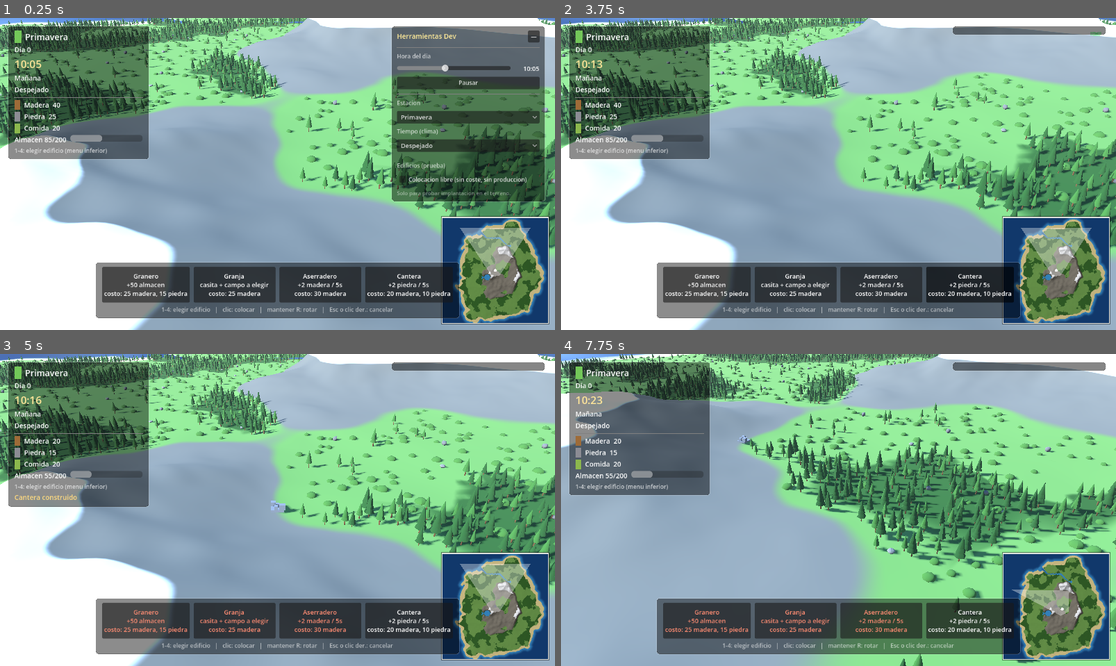
Above: before the commit, frames 1-4 (two rows, left to right).
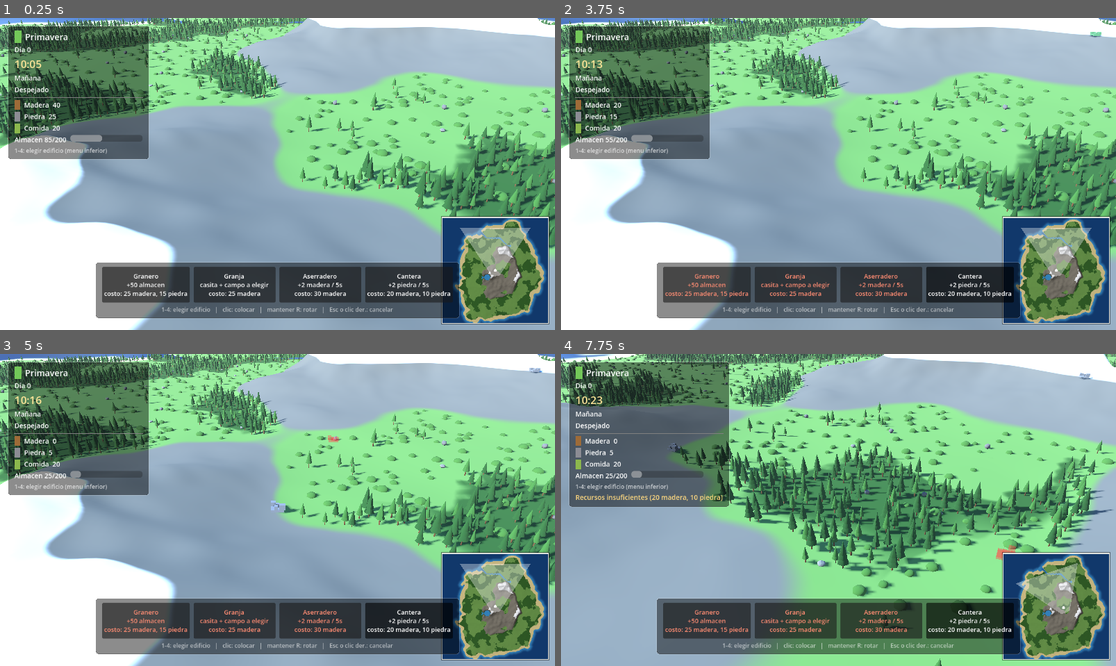
Above: after the commit, the same moments.

Repository: Juanlucg/AgeOfTowns3D
Game: Godot game, scene res://scenes/Main.tscn
The game is run twice, just before and just after one commit, with the same random seed, the same clock (stepped at 60 frames per second) and the same inputs.
Inputs (mouse positions are in pixels of both pictures, inside the frame that each line leads up to):
- Up to frame 1 (0.25 s): no input
- Up to frame 2 (3.75 s): click "Granero +50 almacen costo: 25…" at 0.5 s; click "Granja casita + campo a elegi…" at 1.25 s; click "Aserradero +2 madera / 5s cos…" at 2 s; click "Cantera +2 piedra / 5s costo:…" at 2.75 s; click (1093, 36) at 3.5 s, where only the run before the commit has a clickable "—"
- Up to frame 3 (5 s): drag from (277, 510) to (333, 441) at 4.27 s
- Up to frame 4 (7.75 s): drag from (727, 525) to (810, 572) at 5.02 s; move the mouse to (894, 441) at 5.77 s; hold D (move_right) 5.78-6.5 s; hold R (rotate_building) 5.78-6.5 s; click (894, 441) at 5.92 s; tap Q (rotate_camera_left) at 6.05, 7.55 s; drag from (810, 572) to (672, 463) at 6.52 s; move the mouse to (1005, 556) at 7.27 s; hold A (move_left) from 7.28 s (still down); hold E (rotate_camera_right) from 7.28 s (still down); click (1005, 556) at 7.42 s

The runs differ from the first frame. In frame 1, 15% of the frame differs, in the area x 70-99%, y 2-60%; in frame 2, 1.4%; in frame 3, 1.8%; in frame 4, 39%, in the area x 0-100%, y 0-100%.
Error after the commit: Parse Error: Identifier "type" not declared in the current scope. (res://scripts/BuildingRecord.gd:12)

Commit message:
Rendimiento y calidad: smoothing camara, frustum cache, spatial hash, Timer por edificio, BuildingRecord, docs
Rendimiento:
- CameraController3D: input del usuario va a targets; posicion/yaw/pitch/zoom
  se interpolan con lerp cada frame (suaviza zoom/orbita/movimiento).
  Emite viewport_changed solo cuando cambia de verdad.
- Minimap: cachea el frustum (4 ray-march); recalcula solo cuando la camara
  emite viewport_changed. Antes: 240 ray-march/segundo; ahora: solo al moverse.
- Vegetation/Rocks.clear_near: pre-filtro AABB contra la caja del radio.
  Antes O(N) siempre; ahora O(1) para zonas sin vegetacion cercana.
- Buildings._tick_production: eliminado el loop global. Cada edificio con
  produccion lleva su propio Timer como hijo del node (queue_free limpia
  ambos al demolir).

Calidad de codigo:
- BuildingRecord.gd: Resource tipado que reemplaza los Dictionary anonimos
  en Buildings._placed (autocompletado, tipos, serializable).
- Doc comments ## en los 10 scripts con class_name (aparecen como tooltip
  en el editor).
- DevTools: conectado a DayNightCycle.time_changed, sin _process polling.
- Type hints: sweep completo, sin Variant sin tipo explicito en lugares
  sensibles.

Diff:
--- a/project.godot
+++ b/project.godot
@@ -90,7 +90,6 @@
 "events": [Object(InputEventKey,"resource_local_to_scene":false,"resource_name":"","device":-1,"window_id":0,"alt_press …(190 unchanged characters)…
 ]
 }
-
 window/size/mode=2
 
 [rendering]
--- a/scripts/BuildingDef.gd
+++ b/scripts/BuildingDef.gd
@@ -1,9 +1,10 @@
 extends Resource
 class_name BuildingDef
-# Definicion inmutable de un tipo de edificio. Antes era un Dictionary dentro
-# de Buildings.gd (sin tipos, sin validacion). Ahora es un Resource: tipos
-# fuertes, autocompletado, editable como .tres en el inspector, y permite
-# anadir tipos nuevos sin tocar codigo.
+## Definicion inmutable de un tipo de edificio: coste, produccion, huella,
+## biomas validos y pista visual.
+##
+## Reemplaza el antiguo Dictionary en [Buildings]. Como Resource, se puede
+## guardar como [code].tres[/code] y editar desde el inspector.
 
 enum Biome { LLANURA = 0, BOSQUE = 1, MONTANA = 2 }
 
--- a/scripts/BuildingMeshes.gd
+++ b/scripts/BuildingMeshes.gd
@@ -1,11 +1,8 @@
 extends RefCounted
 class_name BuildingMeshes
-# Constructores puros de geometria para los edificios del juego.
-# Antes vivian como metodos privados (_mesh_granary, _mesh_farm, ...) dentro
-# de Buildings.gd. Se extraen aqui como funciones estaticas para:
-#   - Testearlos sin instanciar Buildings (que requiere una escena).
-#   - Reutilizarlos (vista previa del fantasma, render de catalogo, etc.).
-#   - Reducir Buildings.gd a solo la logica de colocacion y produccion.
+## Constructores puros de geometria para los edificios del juego
+## (granero, granja, aserradero, cantera). Extraidos de [Buildings]
+## para ser testables y reutilizables (fantasmas, catalogo).
 
 const WOOD_COLOR := Color(0.55, 0.38, 0.20)
 const ROOF_COLOR := Color(0.42, 0.26, 0.13)
--- /dev/null
+++ b/scripts/BuildingRecord.gd
@@ -0,0 +1,16 @@
+extends RefCounted
+class_name BuildingRecord
+## Registro inmutable de un edificio colocado: tipo, posicion, yaw, nodo,
+## estado de produccion, cultivo (granjas) y flag dev.
+##
+## Antes [member Buildings._placed] era Array de Dictionary sin tipos.
+## Ahora es Array[BuildingRecord]: autocompletado, tipos en compile-time,
+## facil de serializar para save/load futuro.
+
+
+func _init(p_type: StringName = &"", p_pos: Vector2 = Vector2.ZERO, p_yaw: float = 0.0, p_node: Node3D = null, p_dev: bool = false) -> void:
+	type = p_type
+	pos = p_pos
+	yaw = p_yaw
+	node = p_node
+	dev = p_dev
--- a/scripts/Buildings.gd
+++ b/scripts/Buildings.gd
@@ -1,20 +1,18 @@
 extends Node3D
 class_name Buildings
-# Construcciones del pueblo. Se eligen desde el menu inferior (o teclas 1-4):
-# granero (almacen), granja (casita + campo de cultivo elegido), aserradero
-# (cabaña abierta con mesa de corte) y cantera (piedra).
-# Mientras un tipo esta seleccionado se muestra un fantasma translucido que
-# sigue al raton sobre el terreno; R lo rota y el clic lo coloca si el terreno
-# y los recursos lo permiten. La base se apoya en el punto mas alto del solar
-# y, donde el terreno baja, se genera una pared de piedras para que el edificio
-# nunca quede flotando.
-# La granja tiene un segundo paso: tras colocar la casita se delimita una zona
-# (rectangulo desde la casita hasta el raton) y se elige el cultivo con 1/2/3.
-#
-# Modulos extraidos:
-#   - BuildingDef.gd  -> Resource con los datos inmutables de cada tipo.
-#   - BuildingMeshes.gd -> constructores puros de geometria.
-#   - FieldMesh.gd    -> geometria del campo de cultivo.
+## Construcciones del pueblo. Gestionan colocacion, validacion, produccion
+## y registro de edificios colocados.
+##
+## Se eligen desde el menu inferior (o teclas 1-4):
+## granero (almacen), granja (casita + campo), aserradero, cantera.
+## Mientras un tipo esta seleccionado se muestra un fantasma translucido que
+## sigue al raton sobre el terreno; R lo rota y el clic lo coloca.
+## La base se apoya en el punto mas alto del solar; donde el terreno baja,
+## se genera una pared de piedras para que el edificio nunca quede flotando.
+## La granja tiene un segundo paso: tras colocar la casita se delimita una zona
+## y se elige el cultivo con 1/2/3.
+##
+## Modulos: [BuildingDef] (datos), [BuildingMeshes] (geometria), [FieldMesh] (campo).
 
 signal building_built(type: StringName, pos: Vector2)
 signal selection_changed(type: StringName)
@@ -54,14 +52,14 @@
 var _ghost: Node3D = null
 var _ghost_building: Node3D = null
 var _ghost_foundation: Node3D = null
-var _placed: Array = []
+var _placed: Array[BuildingRecord] = []
 var _cam_rig: CameraController3D
 
 var _field_mode := false
 var _field_start := Vector2.ZERO
 var _field_crop := "trigo"
 var _field_ghost: Node3D = null
-var _field_farm: Dictionary = {}
+var _field_farm: BuildingRecord = null
 var _field_yaw := 0.0
 
 # --- Herramientas dev ---
@@ -218,18 +216,33 @@
 			(c as MeshInstance3D).material_override = m
 
 
-func _tick_production(delta: float) -> void:
-	for b in _placed:
-		if b.get("dev", false):
-			continue
-		var d := get_def(b.type)
-		if not d.can_produce():
-			continue
-		b.timer += delta
-		if b.timer >= d.prod_interval:
-			b.timer = 0.0
-			var amt: float = b.get("amount", d.prod_amount)
-			Economy.add(String(d.prod_resource), amt)
+# Antes: loop global cada frame sobre todos los edificios.
+# Ahora: cada edificio con produccion tiene su propio Timer como hijo del
+# node. Al demolir, queue_free() del node se lleva el Timer consigo. Sin
+# polling, sin iteraciones innecesarias.
+func _tick_production(_delta: float) -> void:
+	pass
+
+
+func _attach_production_timer(rec: BuildingRecord) -> void:
+	var d := get_def(rec.type)
+	if rec.dev or not d.can_produce():
+		return
+	var timer := Timer.new()
+	timer.name = "ProductionTimer"
+	timer.wait_time = d.prod_interval
+	timer.one_shot = false
+	timer.autostart = true
+	timer.timeout.connect(_on_production_timer.bind(rec))
+	rec.node.add_child(timer)
+
+
+func _on_production_timer(rec: BuildingRecord) -> void:
+	if rec == null or rec.node == null or not is_instance_valid(rec.node):
+		return
+	var d := get_def(rec.type)
+	var amt: float = rec.amount if rec.amount > 0.0 else d.prod_amount
+	Economy.add(String(d.prod_resource), amt)
 
 
 func _unhandled_input(event: InputEvent) -> void:
@@ -296,8 +309,9 @@
 	node.position = Vector3(ground.x, base_h, ground.y)
 	node.add_child(_make_foundation(ground, d.footprint, base_h, null))
 	add_child(node)
-	var rec := {"type": _pending, "pos": ground, "yaw": _yaw, "node": node, "timer": 0.0, "dev": dev_free_build}
+	var rec := BuildingRecord.new(_pending, ground, _yaw, node, dev_free_build)
 	_placed.append(rec)
+	_attach_production_timer(rec)
 	building_built.emit(_pending, ground)
 	place_clear_requested.emit(ground, d.footprint + 1.0)
 	message_requested.emit("%s construido" % d.display_name)
@@ -352,8 +366,8 @@
 	var center := Vector2((rmin.x + rmax.x) * 0.5, (rmin.y + rmax.y) * 0.5)
 	var field_radius := maxf(w, d) + 1.5
 	place_clear_requested.emit(center, field_radius)
-	_field_farm["amount"] = clampf(w * d * FIELD_RATE, 1.0, 25.0)
-	_field_farm["crop"] = _field_crop
+	_field_farm.amount = clampf(w * d * FIELD_RATE, 1.0, 25.0)
+	_field_farm.crop = _field_crop
 	Economy.changed.emit()
 	var area := int(round(w * d))
 	var crop_name: String = CROP_NAMES[_field_crop]
@@ -363,8 +377,8 @@
 
 func _cancel_field() -> void:
 	_placed.erase(_field_farm)
-	if _field_farm.has("node") and _field_farm["node"] != null:
-		(_field_farm["node"] as Node).queue_free()
+	if _field_farm != null and _field_farm.node != null:
+		_field_farm.node.queue_free()
 	var cost: Dictionary = get_def(&"granja").cost
 	for k in cost:
 		Economy.amounts[k] = Economy.amounts[k] + cost[k]
@@ -378,7 +392,7 @@
 	if _field_ghost != null:
 		_field_ghost.queue_free()
 		_field_ghost = null
-	_field_farm = {}
+	_field_farm = null
 	deselect()
 
 
--- a/scripts/CameraController3D.gd
+++ b/scripts/CameraController3D.gd
@@ -1,19 +1,27 @@
 extends Node3D
 class_name CameraController3D
-# Camara de estrategia: vista aerea navegable sobre el mapa.
-#
-# Estructura: CameraRig (pivote, este script) -> Camera3D (hija).
-# El pivote marca el punto del suelo que se observa; la camara se coloca
-# por trigonometria esferica alrededor de ese punto.
-#
-# Controles:
-#   WASD / flechas   -> moverse por el mapa
-#   Boton der/centro + arrastrar -> orbitar (girar e inclinar)
-#   Rueda            -> zoom
-#   Q / E            -> rotar la vista
+## Camara de estrategia: vista aerea navegable sobre el mapa con smoothing.
+##
+## Estructura: CameraRig (pivote, este script) -> Camera3D (hija).
+## El pivote marca el punto del suelo que se observa; la camara se coloca
+## por trigonometria esferica alrededor de ese punto.
+##
+## Controles (acciones en project.godot):
+##   move_forward/back/left/right -> moverse
+##   rotate_camera_left/right     -> rotar la vista
+##   rotate_building (en colocacion) -> rotar el fantasma
+##   click central/derecho + drag -> orbitar (girar e inclinar)
+##   rueda -> zoom
+##
+## Emite [signal viewport_changed] cada vez que la camara cambia de forma
+## relevante (consumidores como Minimap lo usan para invalidar caches).
 
 @export var map_corner_min: Vector2 = Vector2(0.0, 0.0)
 @export var map_corner_max: Vector2 = Vector2.ZERO   # si queda en cero, se toma el tamano del mapa
+
+# Emitido cada vez que la camara (posicion/yaw/pitch/zoom) cambia de forma
+# relevante. Consumidores (p.ej. Minimap) lo usan para invalidar caches.
+signal viewport_changed
 
 const YAW_DEFAULT := 0.0
 const PITCH_DEFAULT := 30.0
@@ -29,6 +37,9 @@
 const BORDER := 2.0
 const CAMERA_CLEARANCE := 1.5   # distancia minima de la camara al terreno
 
+# Smoothing: cuanto menor, mas suave pero con mas latencia. 0 = sin smoothing.
+const SMOOTH_FACTOR := 12.0
+
 var _cam: Camera3D
 var _yaw := 0.0
 var _pitch := deg_to_rad(PITCH_DEFAULT)
@@ -38,13 +49,22 @@
 var _yaw_before := 0.0
 var _pitch_before := 0.0
 
+# Targets (input del usuario) y actuales (los que se aplican). Lerp entre ambos
+# en _process para que zoom/orbitar/movimiento se sienta fluido.
+var _yaw_target := 0.0
+var _pitch_target := deg_to_rad(PITCH_DEFAULT)
+var _zoom_target := ZOOM_START
+var _position_target := Vector3.ZERO
+
 
 func _ready() -> void:
 	_cam = $Camera3D
 	_cam.current = true
 	if map_corner_max == Vector2.ZERO:
 		map_corner_max = Vector2(Terrain.WORLD_SIZE, Terrain.WORLD_SIZE)
-	position = Vector3((map_corner_min.x + map_corner_max.x) * 0.5, 0.0, (map_corner_min.y + map_corner_max.y) * 0.5)
+	var center := Vector3((map_corner_min.x + map_corner_max.x) * 0.5, 0.0, (map_corner_min.y + map_corner_max.y) * 0.5)
+	position = center
+	_position_target = center
 	_apply()
 
 
@@ -73,22 +93,19 @@
 		if btn.button_index == MOUSE_BUTTON_MIDDLE or btn.button_index == MOUSE_BUTTON_RIGHT:
 			_orbiting = btn.pressed
 			_drag_from = btn.position
-			_yaw_before = _yaw
-			_pitch_before = _pitch
+			_yaw_before = _yaw_target
+			_pitch_before = _pitch_target
 		elif btn.button_index == MOUSE_BUTTON_WHEEL_UP and btn.pressed:
-			_zoom = clampf(_zoom - ZOOM_STEP, ZOOM_MIN, ZOOM_MAX)
-			_apply()
+			_zoom_target = clampf(_zoom_target - ZOOM_STEP, ZOOM_MIN, ZOOM_MAX)
 		elif btn.button_index == MOUSE_BUTTON_WHEEL_DOWN and btn.pressed:
-			_zoom = clampf(_zoom + ZOOM_STEP, ZOOM_MIN, ZOOM_MAX)
-			_apply()
+			_zoom_target = clampf(_zoom_target + ZOOM_STEP, ZOOM_MIN, ZOOM_MAX)
 
 	if event is InputEventMouseMotion:
 		var mm := event as InputEventMouseMotion
 		if _orbiting:
 			var delta := mm.position - _drag_from
-			_yaw = _yaw_before + delta.x * ORBIT_SENSITIVITY
-			_pitch = clampf(_pitch_before - delta.y * ORBIT_SENSITIVITY, deg_to_rad(PITCH_MIN), deg_to_rad(PITCH_MAX))
-			_apply()
+			_yaw_target = _yaw_before + delta.x * ORBIT_SENSITIVITY
+			_pitch_target = clampf(_pitch_before - delta.y * ORBIT_SENSITIVITY, deg_to_rad(PITCH_MIN), deg_to_rad(PITCH_MAX))
 
 
 func _process(delta: float) -> void:
@@ -111,22 +128,30 @@
 	if Input.is_action_pressed("rotate_camera_right"):
 		yaw_input += 1
 
-	var changed := false
-
 	if dir != Vector2.ZERO:
 		dir = dir.normalized()
-		var speed: float = MOVE_SPEED * (_zoom / ZOOM_START) * delta
-		position += _right() * dir.x * speed - _forward() * dir.y * speed
-		position.x = clampf(position.x, map_corner_min.x - BORDER, map_corner_max.x + BORDER)
-		position.z = clampf(position.z, map_corner_min.y - BORDER, map_corner_max.y + BORDER)
-		changed = true
+		var speed: float = MOVE_SPEED * (_zoom_target / ZOOM_START) * delta
+		_position_target += _right() * dir.x * speed - _forward() * dir.y * speed
+		_position_target.x = clampf(_position_target.x, map_corner_min.x - BORDER, map_corner_max.x + BORDER)
+		_position_target.z = clampf(_position_target.z, map_corner_min.y - BORDER, map_corner_max.y + BORDER)
 
 	if yaw_input != 0.0:
-		_yaw += yaw_input * ROTATE_SPEED * delta
-		changed = true
-
-	if changed:
-		_apply()
+		_yaw_target += yaw_input * ROTATE_SPEED * delta
+
+	# Lerp hacia los targets. SMOOTH_FACTOR escala con delta para ser
+	# independiente del frame rate.
+	var t: float = 1.0 - exp(-SMOOTH_FACTOR * delta)
+	var yaw_prev := _yaw
+	var pitch_prev := _pitch
+	var zoom_prev := _zoom
+	var pos_prev := position
+	_yaw = lerpf(_yaw, _yaw_target, t)
+	_pitch = lerpf(_pitch, _pitch_target, t)
+	_zoom = lerpf(_zoom, _zoom_target, t)
+	position = position.lerp(_position_target, t)
+	_apply()
+	if _yaw != yaw_prev or _pitch != pitch_prev or _zoom != zoom_prev or position != pos_prev:
+		viewport_changed.emit()
 
 
 # Convierte una posicion de pantalla en el punto del suelo que se ve, teniendo
@@ -139,9 +164,9 @@
 
 
 # Mueve el punto observado al suelo indicado (p.ej. clic en el minimapa).
+# Animado: salta el target, el smoothing se encarga del resto.
 func move_to(ground: Vector2) -> void:
-	position = Vector3(ground.x, 0.0, ground.y)
-	_apply()
+	_position_target = Vector3(ground.x, 0.0, ground.y)
 
 
 func _march(origin: Vector3, ray: Vector3) -> Vector3:
--- a/scripts/DayNightCycle.gd
+++ b/scripts/DayNightCycle.gd
@@ -1,13 +1,11 @@
 extends Node3D
 class_name DayNightCycle
-# Ciclo dia/noche. Rota el sol alrededor del mundo, gestiona una luna para la
-# noche y ajusta un cielo procedural con shader (WorldEnvironment) junto con
-# la luz ambiental segun la posicion del sol.
-#
-# El sol y la luna se dibujan dentro del propio shader del cielo: sin sprites,
-# se desvanecen gradualmente cerca del horizonte y no generan artefactos.
-#
-# Emite `day_changed(day)` cada vez que avanza un dia (consumidores: Economy).
+## Ciclo dia/noche con 4 estaciones, clima (despejado/lluvia/nieve) y ciclo
+## lunar. Gestiona sol, luna, cielo procedural, niebla, acumulacion de
+## nieve en el terreno, agua mojada y ripples de lluvia.
+##
+## Emite [signal day_changed] cada vez que avanza un dia y
+## [signal time_changed] a ~10 Hz con la info que HUD/DevTools muestran.
 
 signal day_changed(day: int)
 signal time_changed(day: int, season: int, hour: float, weather_name: String)
--- a/scripts/FieldMesh.gd
+++ b/scripts/FieldMesh.gd
@@ -1,14 +1,11 @@
 extends RefCounted
 class_name FieldMesh
-# Genera la geometria del campo de cultivo (suelo adaptado al relieve, valla,
-# postes y plantas en grid). Antes era un metodo privado de 200 lineas
-# dentro de Buildings.gd. Se extrae para:
-#   - Aislar la complejidad geometrica del flujo de colocacion.
-#   - Permitir regenerar campos sin recrear Buildings.
-#   - Testear la generacion sin escena.
-#
-# Todas las variables locales usan `:= float / Variant` explicito para evitar
-# errores de inferencia en GDScript 4.7 con Callable (get_height.call()).
+## Geometria del campo de cultivo: suelo adaptado al relieve, valla perimetral
+## y plantas en grid via MultiMesh.
+##
+## Extraido de [Buildings] para aislar la complejidad geometrica.
+## Acepta un [Callable] opcional [param get_height] para tests con altura
+## sintetica (por defecto usa [Terrain].height_at).
 
 const FIELD_SPACING := 0.55
 const SOIL_COLOR := Color(0.40, 0.28, 0.14)
--- a/scripts/HUD.gd
+++ b/scripts/HUD.gd
@@ -1,11 +1,10 @@
 extends CanvasLayer
 class_name HUD
-# Interfaz de estado global (esquina superior izquierda): hora del dia, dia,
-# estacion, clima y panel de economia (recursos y almacenamiento). Los
-# recursos se refrescan con la señal "changed" de Economy.
-#
-# La dependencia de DayNightCycle se inyecta via `@export` NodePath en el
-# `.tscn`, no por busqueda de ruta absoluta en runtime.
+## Interfaz de estado global (esquina superior izquierda): estacion, dia,
+## hora, fase del dia, clima y panel de economia.
+##
+## Se actualiza con la senal [signal DayNightCycle.time_changed] (~10 Hz)
+## en vez de polleo por frame.
 
 @export var day_night_path: NodePath
 
--- a/scripts/Minimap.gd
+++ b/scripts/Minimap.gd
@@ -18,15 +18,23 @@
 var _buildings: Buildings
 var _buildings_on_map: Array = []
 
+# Cache del frustum del minimapa. Solo se recalcula cuando la camara emite
+# viewport_changed (evita 4 ray-march por frame = ~240 por segundo).
+var _frustum_pts: PackedVector2Array = PackedVector2Array()
+
 
 func _ready() -> void:
 	_tex = Terrain.make_minimap_texture(TEX_SIZE)
 	_cam_rig = get_node_or_null(camera_path) as CameraController3D
 	_buildings = get_node_or_null(buildings_path) as Buildings
+	if _cam_rig != null:
+		_cam_rig.viewport_changed.connect(_on_viewport_changed)
+		_recompute_frustum()
 	mouse_filter = Control.MOUSE_FILTER_PASS
 
 
 func _process(_delta: float) -> void:
+	# Redibujar edificios nuevos; el frustum se redibuja por la senal.
 	queue_redraw()
 
 
@@ -39,6 +47,24 @@
 	return r.position + Vector2(world.x / Terrain.WORLD_SIZE * SIZE, world.y / Terrain.WORLD_SIZE * SIZE)
 
 
+func _on_viewport_changed() -> void:
+	_recompute_frustum()
+	queue_redraw()
+
+
+func _recompute_frustum() -> void:
+	if _cam_rig == null:
+		_frustum_pts = PackedVector2Array()
+		return
+	var vs := get_viewport_rect().size
+	_frustum_pts = PackedVector2Array([
+		_to_minimap(_cam_rig.screen_to_ground(Vector2(0, 0))),
+		_to_minimap(_cam_rig.screen_to_ground(Vector2(vs.x, 0))),
+		_to_minimap(_cam_rig.screen_to_ground(Vector2(vs.x, vs.y))),
+		_to_minimap(_cam_rig.screen_to_ground(Vector2(0, vs.y))),
+	])
+
+
 func _draw() -> void:
 	var r := _minimap_rect()
 	draw_rect(Rect2(r.position - Vector2(3, 3), r.size + Vector2(6, 6)), Color(0, 0, 0, 0.45))
@@ -47,14 +73,8 @@
 	draw_rect(r, BORDER_COLOR, false, 2.0)
 	if _cam_rig == null:
 		return
-	var vs := get_viewport_rect().size
-	var pts := PackedVector2Array([
-		_to_minimap(_cam_rig.screen_to_ground(Vector2(0, 0))),
-		_to_minimap(_cam_rig.screen_to_ground(Vector2(vs.x, 0))),
-		_to_minimap(_cam_rig.screen_to_ground(Vector2(vs.x, vs.y))),
-		_to_minimap(_cam_rig.screen_to_ground(Vector2(0, vs.y))),
-	])
-	draw_polygon(pts, PackedColorArray([VIEW_RECT_COLOR]))
+	if _frustum_pts.size() == 4:
+		draw_polygon(_frustum_pts, PackedColorArray([VIEW_RECT_COLOR]))
 	var c := _cam_rig.global_position
 	draw_circle(_to_minimap(Vector2(c.x, c.z)), 3.0, Color(1, 1, 1, 0.9))
 	for b in _buildings_on_map:
--- a/scripts/Rocks.gd
+++ b/scripts/Rocks.gd
@@ -122,14 +122,21 @@
 
 
 func clear_near(world_pos: Vector2, radius: float) -> void:
+	# AABB pre-filtro: si la MultiMesh no toca la caja del radio, nada que limpiar.
+	var query_box := AABB(
+		Vector3(world_pos.x - radius, -1000.0, world_pos.y - radius),
+		Vector3(radius * 2.0, 2000.0, radius * 2.0),
+	)
 	for c in get_children():
 		if c is MultiMeshInstance3D:
 			var mm: MultiMesh = c.multimesh
+			if not mm.get_aabb().intersects(query_box):
+				continue
 			for i in mm.instance_count:
 				var t: Transform3D = mm.get_instance_transform(i)
 				var dx: float = t.origin.x - world_pos.x
 				var dz: float = t.origin.z - world_pos.y
-				if sqrt(dx * dx + dz * dz) < radius:
+				if dx * dx + dz * dz < radius * radius:
 					mm.set_instance_transform(i, t.translated(Vector3(0, -50, 0)))
 
 
--- a/scripts/TerrainUtils.gd
+++ b/scripts/TerrainUtils.gd
@@ -1,13 +1,10 @@
 extends RefCounted
 class_name TerrainUtils
-# Utilidades puras de imagen: blur separable, distance field 2D, upsampling
-# bilineal e interpolacion bicubica Catmull-Rom.
-#
-# Antes vivian como metodos privados de Terrain.gd y reutilizaban su estado
-# (_width/_height). Aqui son funciones estaticas que reciben w/h, para que:
-#   - Se puedan probar sin instanciar el autoload Terrain.
-#   - Sean reutilizables (minimapa, validacion de campos, etc.).
-#   - Terrain.gd baje ~190 lineas.
+## Utilidades puras de imagen: blur separable, distance field 2D, upsampling
+## bilineal e interpolacion bicubica Catmull-Rom.
+##
+## Antes vivian como metodos privados de [Terrain]; ahora son estaticas
+## que reciben [param w]/[param h] para ser testables y reutilizables.
 
 # --- Interpolacion ---
 
--- a/scripts/UIStyle.gd
+++ b/scripts/UIStyle.gd
@@ -1,8 +1,8 @@
 extends RefCounted
 class_name UIStyle
-# Estilos UI compartidos. Antes cada CanvasLayer (HUD, BuildMenu, DevTools)
-# tenia su propia copia de _panel_style() con pequenas variaciones. Aqui se
-# centralizan para que un cambio de tema se haga en un solo sitio.
+## Estilos UI compartidos por HUD, BuildMenu y DevTools.
+##
+## Centraliza [StyleBoxFlat] para que un cambio de tema se haga en un sitio.
 
 const PANEL_BG := Color(0, 0, 0, 0.45)
 const PANEL_BORDER := Color(1, 1, 1, 0.25)
--- a/scripts/Vegetation.gd
+++ b/scripts/Vegetation.gd
@@ -187,14 +187,23 @@
 
 
 func clear_near(world_pos: Vector2, radius: float) -> void:
+	# Caja cuadrada que circunscribe el circulo de radio dado: si el AABB de
+	# la MultiMesh no la toca, no hay nada que comprobar (O(1) en lugar de O(N)
+	# para los casos tipicos: el mundo mide 300x300 y cada clear es ~5m).
+	var query_box := AABB(
+		Vector3(world_pos.x - radius, -1000.0, world_pos.y - radius),
+		Vector3(radius * 2.0, 2000.0, radius * 2.0),
+	)
 	for c in get_children():
 		if c is MultiMeshInstance3D:
 			var mm: MultiMesh = c.multimesh
+			if not mm.get_aabb().intersects(query_box):
+				continue
 			for i in mm.instance_count:
 				var t: Transform3D = mm.get_instance_transform(i)
 				var dx: float = t.origin.x - world_pos.x
 				var dz: float = t.origin.z - world_pos.y
-				if sqrt(dx * dx + dz * dz) < radius:
+				if dx * dx + dz * dz < radius * radius:
 					mm.set_instance_transform(i, t.translated(Vector3(0, -50, 0)))
 
 
--- a/scripts/dev/DevTools.gd
+++ b/scripts/dev/DevTools.gd
@@ -27,6 +27,8 @@
 	layer = 11
 	_day = get_node_or_null(day_night_path) as DayNightCycle
 	_buildings = get_node_or_null(buildings_path) as Buildings
+	if _day != null:
+		_day.time_changed.connect(_on_time_changed)
 
 	var root := Control.new()
 	root.set_anchors_preset(Control.PRESET_TOP_RIGHT)
@@ -151,15 +153,17 @@
 	vbox.add_child(hint)
 
 	_sync_from_state()
-
-
-func _process(_delta: float) -> void:
+	# Sin _process: el slider sigue a DayNightCycle via la misma senal
+	# time_changed que usa HUD (10 Hz en vez de 60 Hz).
+
+
+func _on_time_changed(_day: int, _season: int, hour: float, _weather: String) -> void:
 	if _updating:
 		return
-	if _day != null and not _hour_slider.has_focus() and not _day.dev_paused:
+	if not _hour_slider.has_focus() and not _day.dev_paused:
 		_updating = true
-		_hour_slider.value = _day.get_hour()
-		_hour_label.text = _fmt_hour(_day.get_hour())
+		_hour_slider.value = hour
+		_hour_label.text = _fmt_hour(hour)
 		_updating = false
 
 
